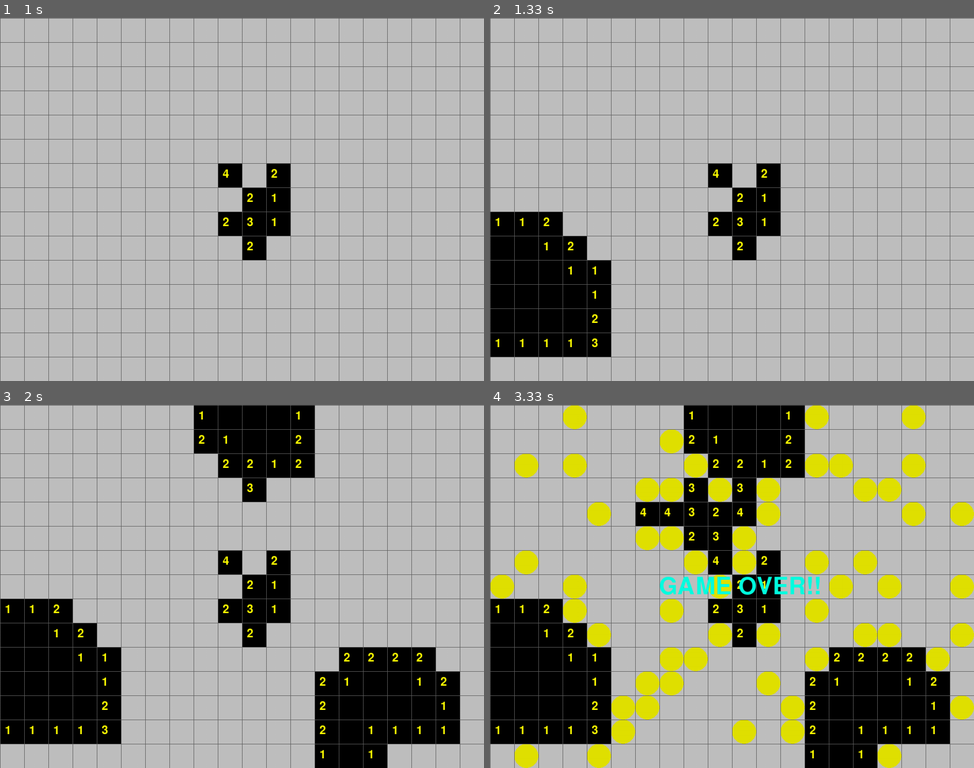
Above: before the commit, frames 1-4 (two rows, left to right).
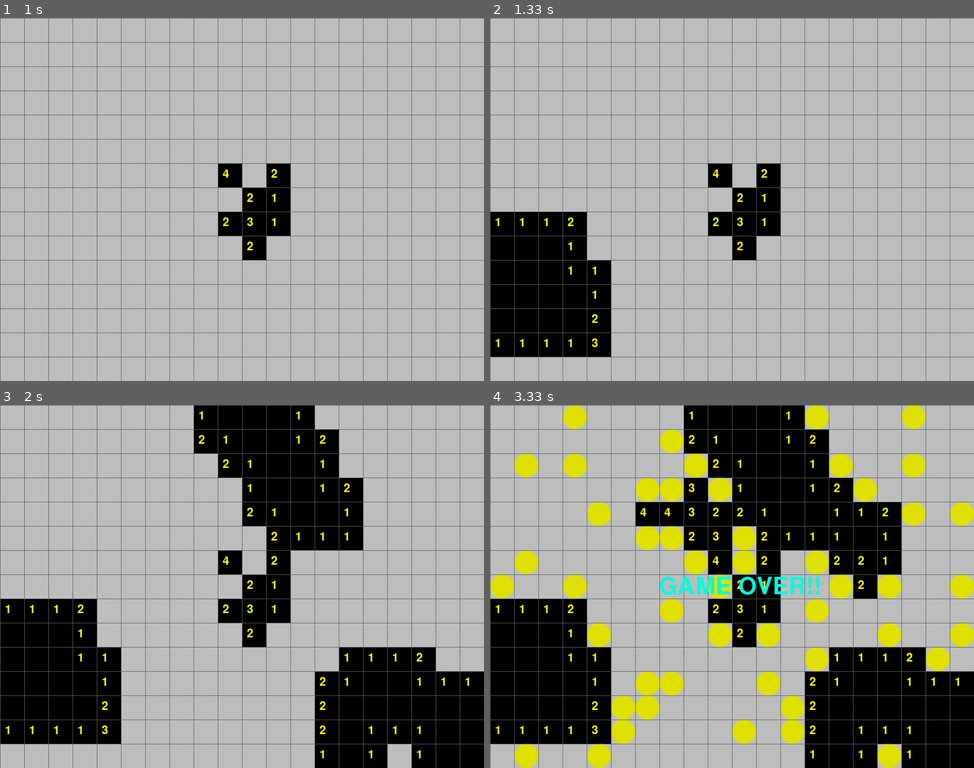
Above: after the commit, the same moments.

Repository: limhoontaig/pygame
Game: pygame game, started from minesweeper/mine_sweeper.py
Same seed, same stepped clock (60 frames per second), same inputs: the game is played once before the commit and once after it.
Inputs (mouse positions are in pixels of both pictures, inside the frame that each line leads up to):
- Up to frame 1 (1 s): click (242, 199) at 0.42 s; click (242, 221) at 0.77 s
- Up to frame 2 (1.33 s): click (581, 282) at 1.1 s
- Up to frame 3 (2 s): click (421, 713) at 1.43 s; click (251, 463) at 1.77 s
- Up to frame 4 (3.33 s): click (732, 630) at 2.1 s; click (717, 524) at 2.43 s; click (664, 510) at 2.77 s; click (857, 553) at 3.1 s

Frame 1 is identical in both runs. In frame 2, 0.4% of the frame differs, in the area x 11-20%, y 53-64%; in frame 3, 7.3%; in frame 4, 11%, in the area x 11-100%, y 6-100%.

Commit message:
change the bomb quantity

Diff:
--- a/minesweeper/mine_sweeper.py
+++ b/minesweeper/mine_sweeper.py
@@ -8,7 +8,7 @@
 WIDTH = 20
 HEIGHT = 15
 SIZE = 50
-NUM_OF_BOMBS = 60
+NUM_OF_BOMBS = 50
 EMPTY = 0
 BOMB = 1
 OPENED = 2
@@ -34,7 +34,7 @@
     """ 타일을 오픈 """
     global OPEN_COUNT
     if CHECKED[y_pos][x_pos]:  # 이미 확인된 타일
-        return
+        pass
 
     CHECKED[y_pos][x_pos] = True
 
